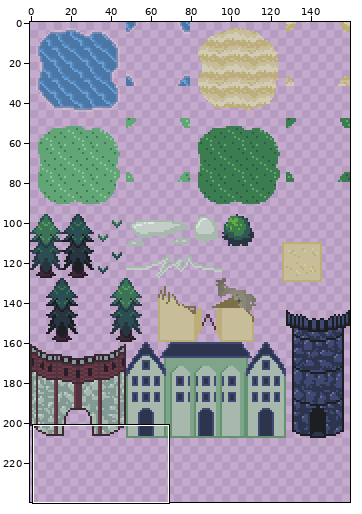
File history of a sprite sheet, Assets/Graphics/Tilesets/overworld1.png. The first picture is a wide view before the edit; the outline marks the close-up.
Close-up. Before:
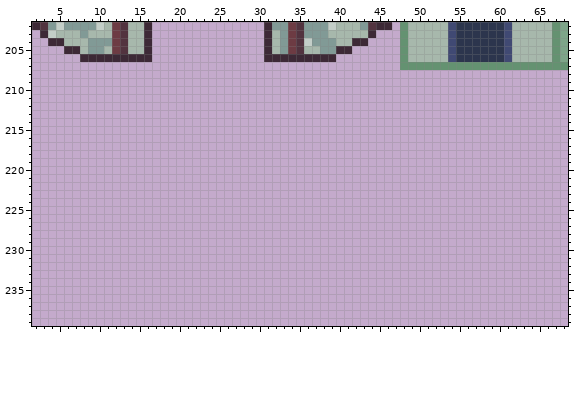
The file is 160x240 pixels. Colours within 5 levels of each other are drawn and written as one. Shown: x 2..68, y 202..239.
And afterwards:
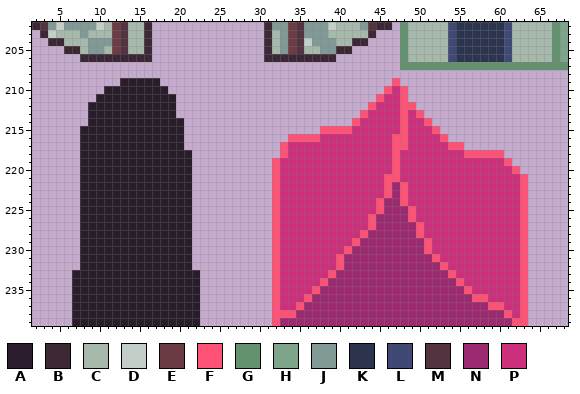
Palette (. is transparent): A #291d2b  B #3d2936  C #a7b8ac  D #c3cec8  E #6d3b43  F #ff5277  G #649271  H #7ea589  J #819a96  K #2c354d  L #404973  M #52333f  N #9c2a70  P #cc2f7b
Log entry: added cave entrance + mountians
What changed:
Changed rows in their new state; - is an unchanged pixel.
first column x 7:
209 ------AAAAA-----------------------------F----------------
210 ----AAAAAAAA---------------------------FPF---------------
211 ---AAAAAAAAAA-------------------------FPPF---------------
212 --AAAAAAAAAAA------------------------FPPPFF--------------
213 --AAAAAAAAAAA-----------------------FPPPPFPF-------------
214 --AAAAAAAAAAAA---------------------FPPPPPFPPF------------
215 -AAAAAAAAAAAAA-----------------FFFFPPPPPPFPPPF-----------
216 -AAAAAAAAAAAAA-------------FFFFPPPPPPPPPFFPPPPF----------
217 -AAAAAAAAAAAAA------------FPPPPPPPPPPPPPFFPPPPPFF--------
218 -AAAAAAAAAAAAAA-----------FPPPPPPPPPPPPPFPPPPPPPPFFFFF---
219 -AAAAAAAAAAAAAA----------FPPPPPPPPPPPPPPFPPPPPPPPPPPPPF--
220 -AAAAAAAAAAAAAA----------FPPPPPPPPPPPPPPFPPPPPPPPPPPPPPF-
221 -AAAAAAAAAAAAAA----------FPPPPPPPPPPPPPFFPPPPPPPPPPPPPPPF
222 -AAAAAAAAAAAAAA----------FPPPPPPPPPPPPPFNFPPPPPPPPPPPPPPF
223 -AAAAAAAAAAAAAA----------FPPPPPPPPPPPPPFNFPPPPPPPPPPPPPPF
224 -AAAAAAAAAAAAAA----------FPPPPPPPPPPPPFNNFPPPPPPPPPPPPPPF
225 -AAAAAAAAAAAAAA----------FPPPPPPPPPPPPFNNNFPPPPPPPPPPPPPF
226 -AAAAAAAAAAAAAA----------FPPPPPPPPPPPFNNNNFPPPPPPPPPPPPPF
227 -AAAAAAAAAAAAAA----------FPPPPPPPPPPPFNNNNNFPPPPPPPPPPPPF
228 -AAAAAAAAAAAAAA----------FPPPPPPPPPPFNNNNNNFPPPPPPPPPPPPF
229 -AAAAAAAAAAAAAA----------FPPPPPPPPPFNNNNNNNNFPPPPPPPPPPPF
230 -AAAAAAAAAAAAAA----------FPPPPPPPPFNNNNNNNNNFPPPPPPPPPPPF
231 -AAAAAAAAAAAAAA----------FPPPPPPPFNNNNNNNNNNNFPPPPPPPPPPF
232 -AAAAAAAAAAAAAA----------FPPPPPPPFNNNNNNNNNNNNFPPPPPPPPPF
233 AAAAAAAAAAAAAAAA---------FPPPPPPFNNNNNNNNNNNNNNFPPPPPPPPF
234 AAAAAAAAAAAAAAAA---------FPPPPPFNNNNNNNNNNNNNNNNFPPPPPPPF
235 AAAAAAAAAAAAAAAA---------FPPPPFNNNNNNNNNNNNNNNNNNFPPPPPPF
236 AAAAAAAAAAAAAAAA---------FPPPFNNNNNNNNNNNNNNNNNNNNFFPPPPF
237 AAAAAAAAAAAAAAAA---------FPPFNNNNNNNNNNNNNNNNNNNNNNNFFPPF
238 AAAAAAAAAAAAAAAA---------FFFNNNNNNNNNNNNNNNNNNNNNNNNNNFPF
239 AAAAAAAAAAAAAAAA---------FNNNNNNNNNNNNNNNNNNNNNNNNNNNNNFF
